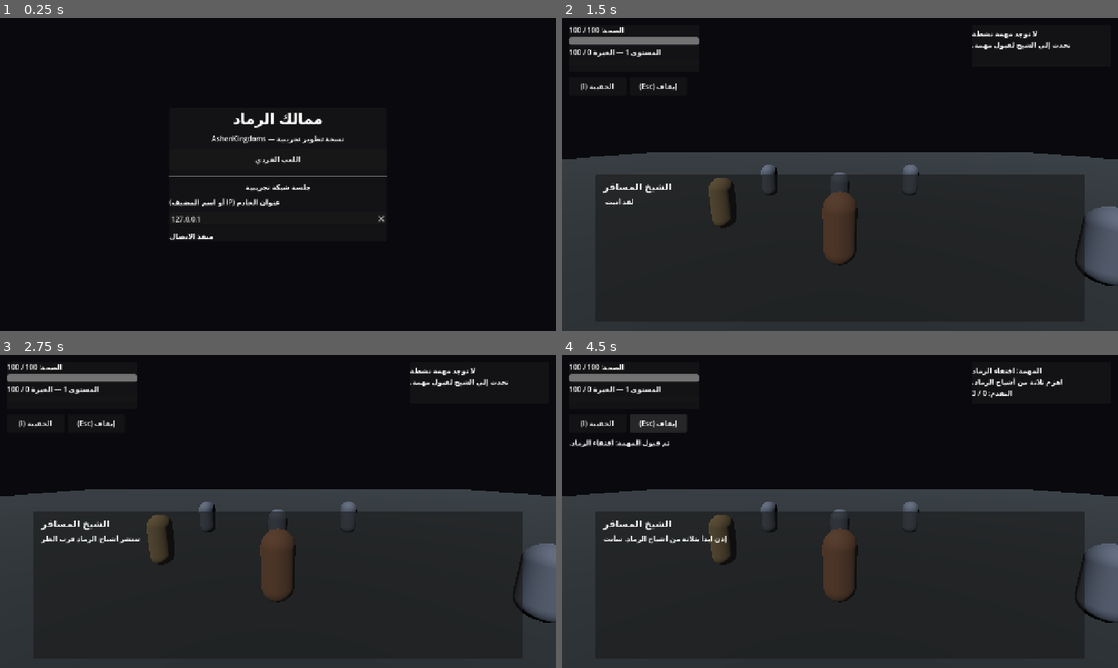
Above: before the commit, frames 1-4 (two rows, left to right).
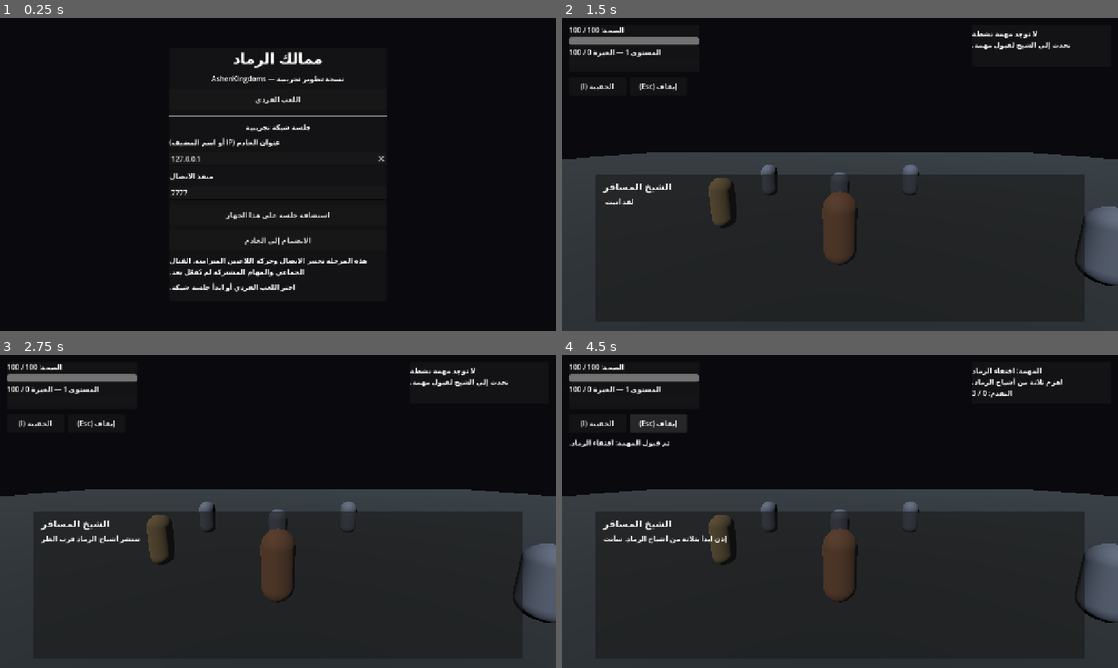
Above: after the commit, the same moments.

Repository: areagleegy/AshenKingdoms
Game: Godot game, scene res://scenes/ui/MainMenu.tscn
Same seed, same stepped clock (60 frames per second), same inputs: the game is played once before the commit and once after it.
Inputs (mouse positions are in pixels of both pictures, inside the frame that each line leads up to):
- Up to frame 1 (0.25 s): no input
- Up to frame 2 (1.5 s): click "اللعب الفردي" at 0.5 s; tap Enter (ui_accept) at 1.25 s; move the mouse to (867, 174) at 1.27 s; hold W (move_forward) from 1.28 s (still down); click (867, 174) at 1.35 s
- Up to frame 3 (2.75 s): tap Space (jump) at 1.52 s; release W (move_forward) at 2 s; click "متابعة" at 2 s
- Up to frame 4 (4.5 s): click "الحقيبة (I)" at 2.75 s; click "1. نعم، سأساعدك." at 3.5 s; click "إيقاف (Esc)" at 4.25 s

The runs differ from the first frame. In frame 1, 3.7% of the frame differs, in the area x 30-70%, y 10-88%; in frame 2, nothing differs; in frame 3, less than 0.1%; in frame 4, less than 0.1%.
Error before the commit: Invalid assignment of property or key 'input_filter' with value of type 'String' on a base object of type 'LineEdit'. (res://scripts/ui/main_menu.gd:92)

Commit message:
Validate port entry with supported LineEdit keyboard settings

Diff:
--- a/scripts/ui/main_menu.gd
+++ b/scripts/ui/main_menu.gd
@@ -89,7 +89,7 @@
 	_port_input.text = str(DEFAULT_PORT)
 	_port_input.placeholder_text = str(DEFAULT_PORT)
 	_port_input.max_length = 5
-	_port_input.input_filter = "0123456789"
+	_port_input.virtual_keyboard_type = LineEdit.KEYBOARD_TYPE_NUMBER
 	layout.add_child(_port_input)
 
 	var host_button := Button.new()
